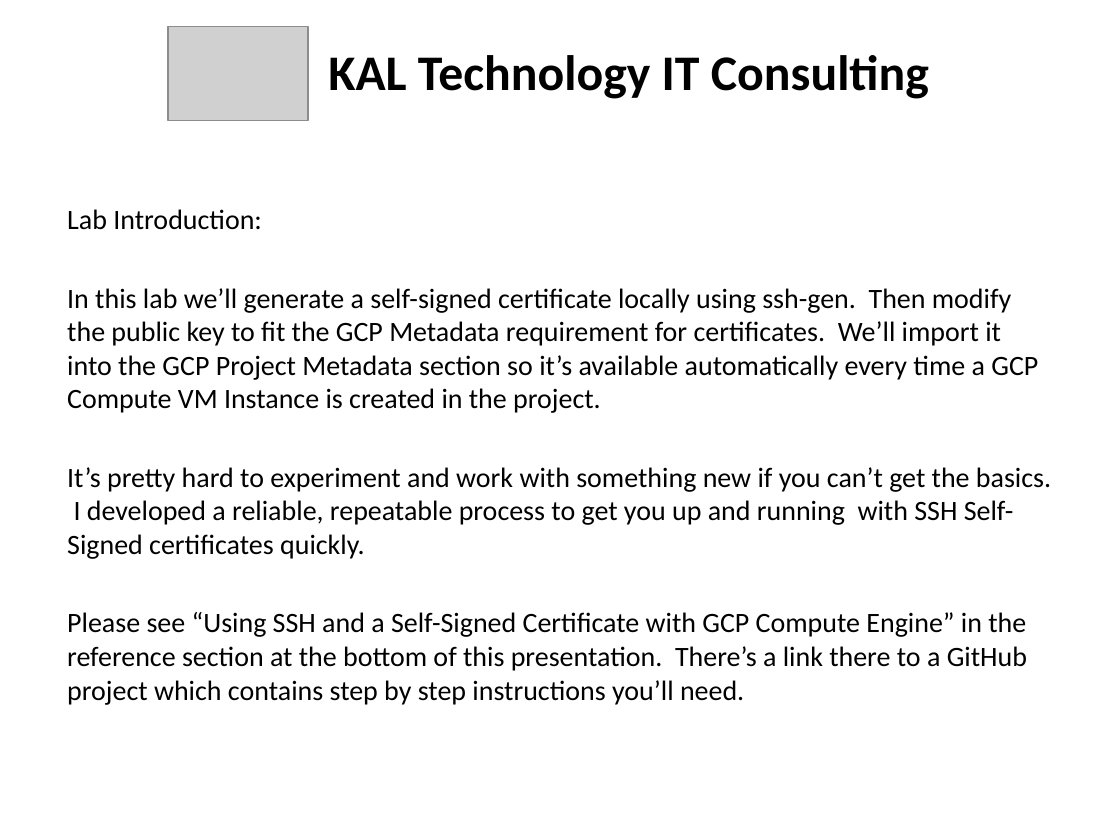
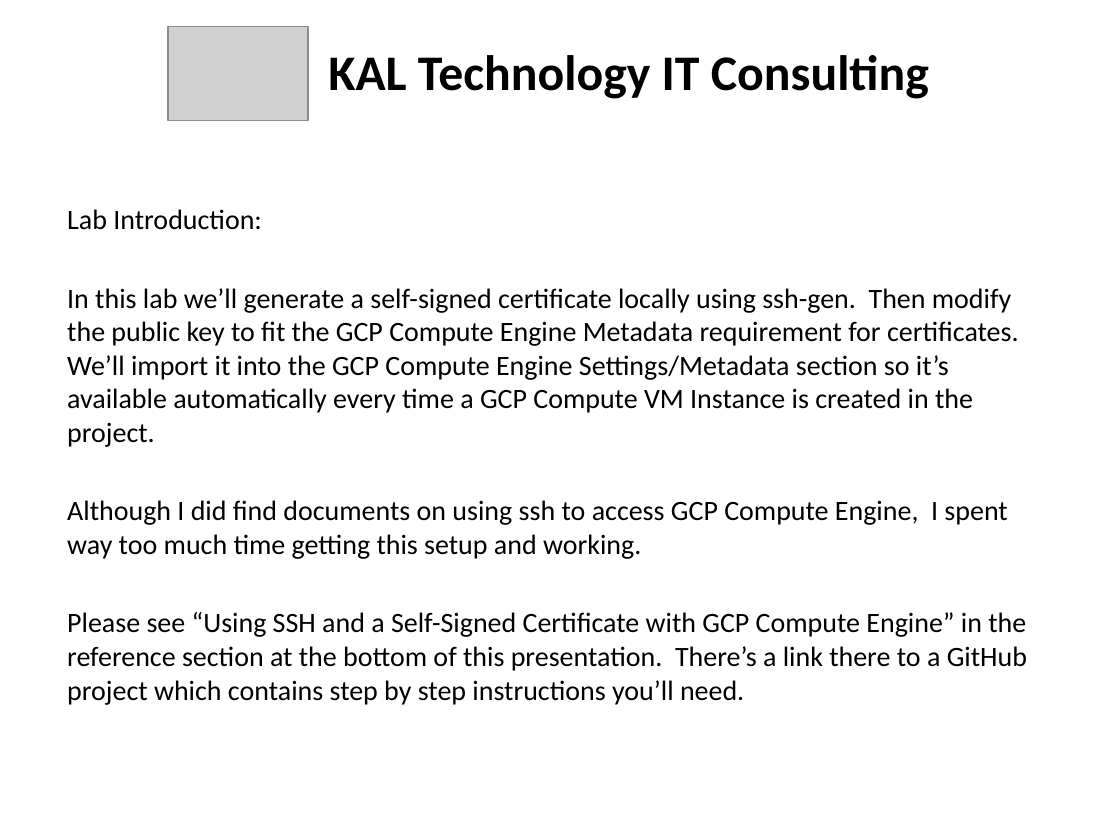
Before and after one commit to kskalvar/gcp-compute-ssh-self-signed-certificate, a slide deck: slide 3 of GCP Compute ssh Self-Signed-Certificate.pptx. Drawn at 1120x840 pixels with LibreOffice and Linux fonts; fonts in the diff are those of the drawing; grey boxes stand for pictures. Boxes give left, top, right and bottom in pixels: in the first picture for what was removed or moved away, otherwise in the second. Text is boxed around its words. In the diff, an @@ line names an element or a change of style, - is before the commit and + after.

```diff
--- a/GCP Compute ssh Self-Signed-Certificate.pptx
+++ b/GCP Compute ssh Self-Signed-Certificate.pptx
@@ text at (67,288,1019,559): text changed @@
-In this lab we’ll generate a self-signed certificate locally using ssh-gen. Then modify the public key to fit the GCP Metadata requirement for certificates. We’ll import it into the GCP Project Metadata section so it’s available automatically every time a GCP Compute VM Instance is created in the project.
-It’s pretty hard to experiment and work with something new if you can’t get the basics. I developed a reliable, repeatable process to get you up and running with SSH Self-Signed certificates quickly.
+In this lab we’ll generate a self-signed certificate locally using ssh-gen. Then modify the public key to fit the GCP Compute Engine Metadata requirement for certificates. We’ll import it into the GCP Compute Engine Settings/Metadata section so it’s available automatically every time a GCP Compute VM Instance is created in the project.
+Although I did find documents on using ssh to access GCP Compute Engine, I spent way too much time getting this setup and working.
```
Also in this commit, not shown: 2 other slides changed, 1 other file.
